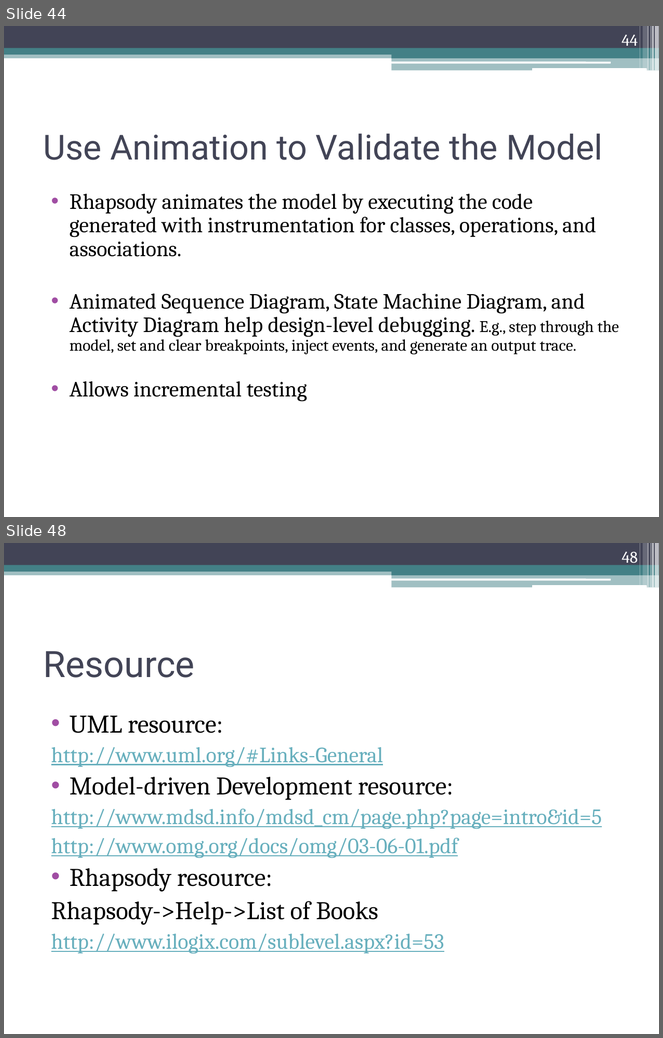
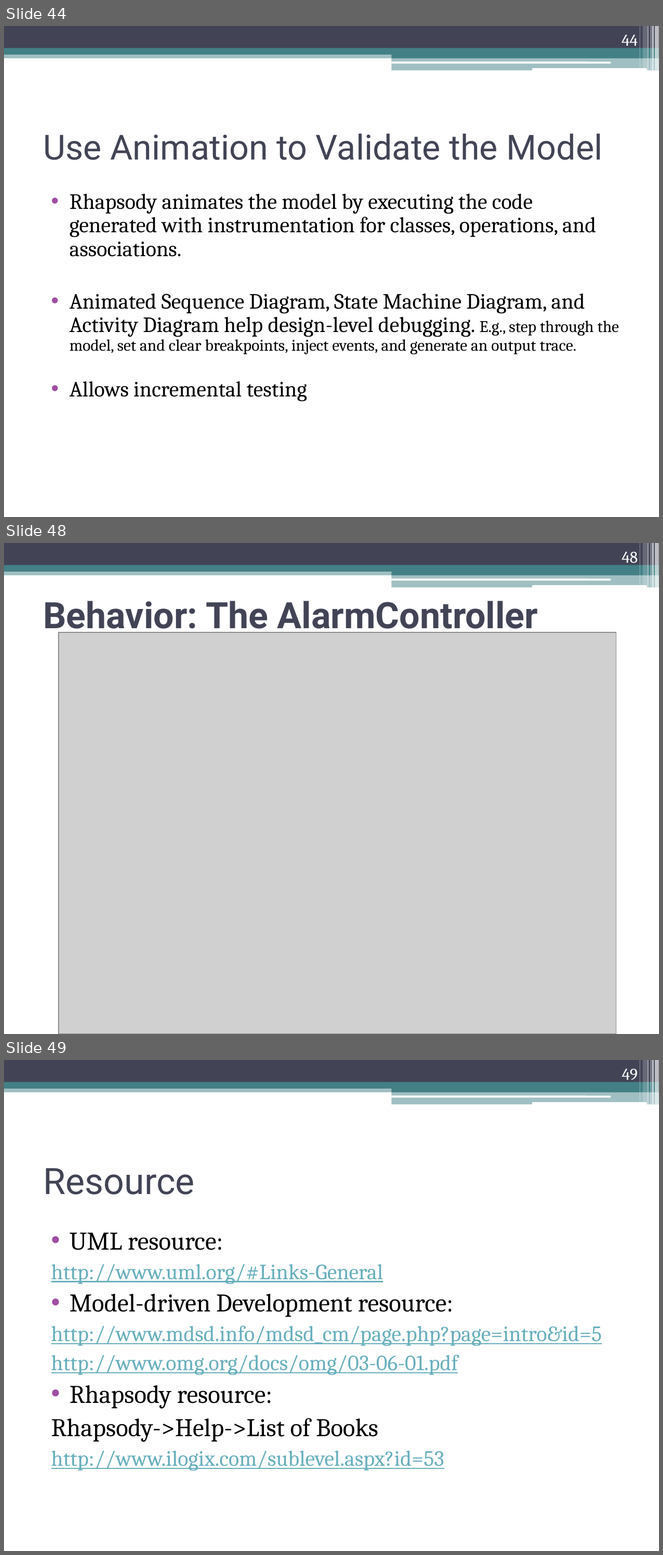
Before and after one commit to adenner/srs509, a slide deck: Final Presentation/Team 2 409-509 Final Presentation.pptx. Shown one above the other, each under a label of ours: slides 44 and 48 before the commit, slides 44, 48 and 49 after it; the slides between them are not shown. The pictures are 663x1038 and 663x1555 pixels, drawn with LibreOffice and Linux fonts; fonts in the diff are those of the drawing; grey boxes stand for pictures. Boxes give left, top, right and bottom in pixels: in the first picture for what was removed or moved away, otherwise in the second. Text is boxed around its words. In the diff, an @@ line names an element or a change of style, - is before the commit and + after.

```diff
--- a/Final Presentation/Team 2 409-509 Final Presentation.pptx
+++ b/Final Presentation/Team 2 409-509 Final Presentation.pptx
@@ slide 48 added at (4, 543, 659, 1034), background #FFFFFF; not listed: 13 template elements that a slide beside it also shows @@
@@ page number added at (622, 551, 638, 566), 18 pt, text #FFFFFF @@
+48
@@ title added at (43, 601, 539, 637), 40 pt, text #424456, bold @@
+Behavior: The AlarmController
@@ picture added at (59, 632, 616, 1034) @@
@@ what was slide 48 is now slide 49 @@
@@ page number at (622, 1068, 638, 1083): text changed @@
-48
+49
```
Also in this commit, not shown: 2 slides changed, 3 other slides added, 3 slides removed.
